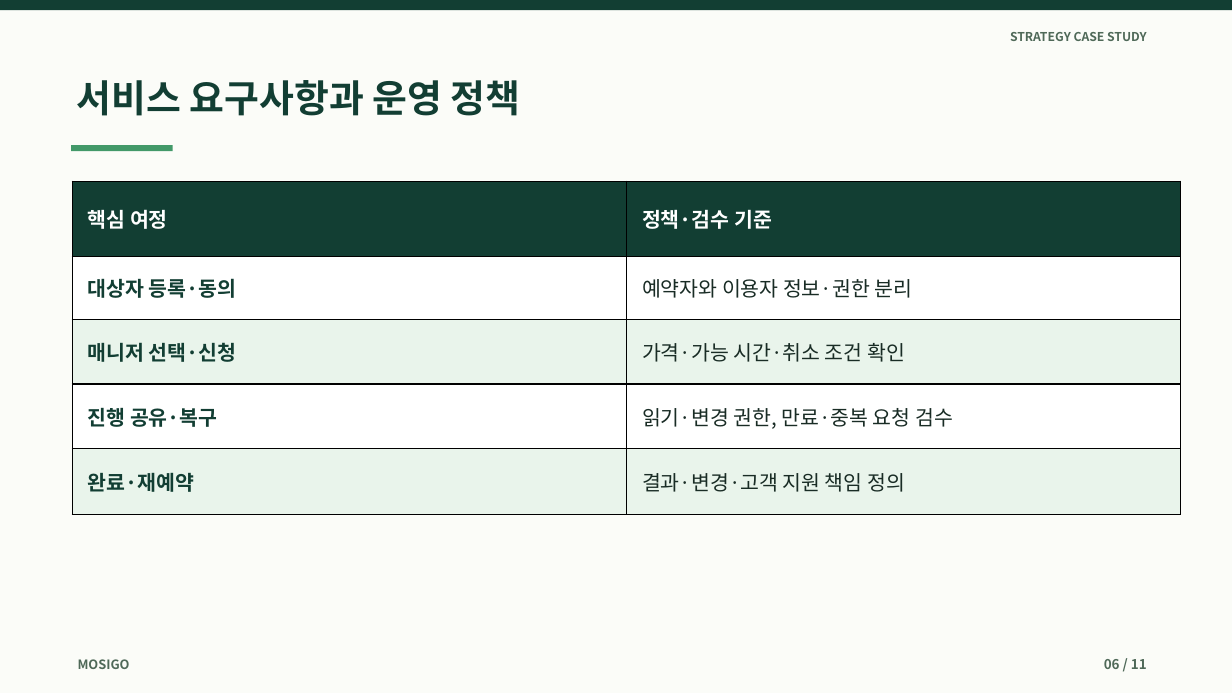
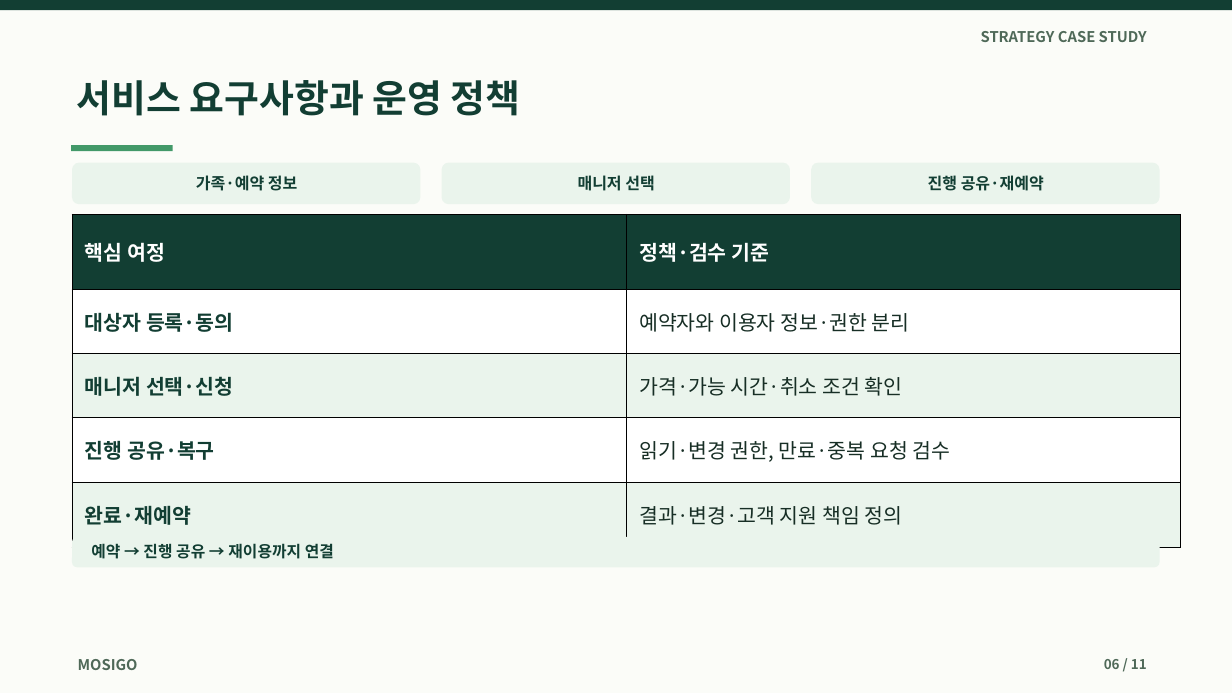
Before and after one commit to dohyunkimmm/mosigo-case-study, a slide deck: slide 6 of downloads/mosigo_report.pptx. Drawn at 1232x693 pixels with LibreOffice and Linux fonts; fonts in the diff are those of the drawing. Boxes give left, top, right and bottom in pixels: in the first picture for what was removed or moved away, otherwise in the second. Text is boxed around its words. In the diff, an @@ line names an element or a change of style, - is before the commit and + after.

Commit message:
design: modernize MOSIGO 11-slide editable presentation and scenario labels

```diff
--- a/downloads/mosigo_report.pptx
+++ b/downloads/mosigo_report.pptx
@@ text "STRATEGY CASE STUDY" at (981, 31, 1147, 42): size 9.5 to 11.5 pt @@
@@ rounded rectangle added at (72, 163, 421, 204), fill #EAF4EC @@
@@ text added at (196, 175, 297, 191), 12.5 pt, text #123E33, bold @@
+가족·예약 정보
@@ rounded rectangle added at (442, 163, 790, 204), fill #EAF4EC @@
@@ text added at (578, 175, 654, 191), 12.5 pt, text #123E33, bold @@
+매니저 선택
@@ rounded rectangle added at (811, 163, 1160, 204), fill #EAF4EC @@
@@ text added at (928, 175, 1044, 191), 12.5 pt, text #123E33, bold @@
+진행 공유·재예약
@@ table at (72, 214, 1181, 531) @@
@@ fill #E9F4EB to #EAF4EC in 4 cells @@
@@ text colour #192C25 to #172E25 in "예약자와 이용자 정보·권한 분리", "가격·가능 시간·취소 조건 확인", "읽기·변경 권한, 만료·중복 요청 검수", "결과·변경·고객 지원 책임 정의" @@
@@ table: place and size @@
-table at (72, 181, 1181, 515)
+table at (72, 214, 1181, 531)
@@ rounded rectangle added at (72, 537, 1160, 567), fill #EAF4EC @@
@@ text added at (91, 543, 334, 559), 12.3 pt, text #123E33, bold @@
+예약 → 진행 공유 → 재이용까지 연결
@@ text "MOSIGO" at (78, 659, 138, 670): size 10 to 11.5 pt @@
```
Also in this commit, not shown: 10 other slides changed.
